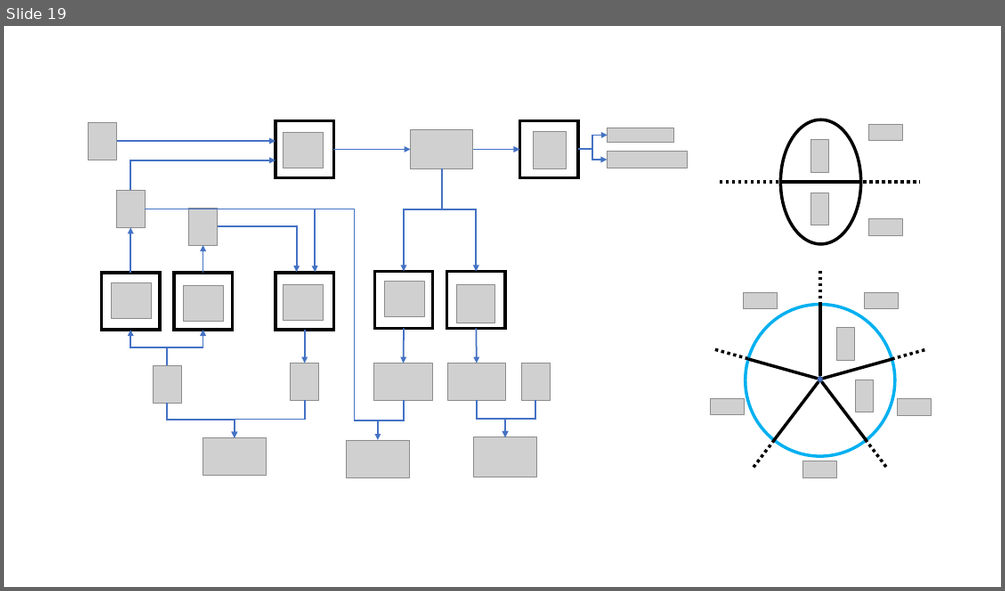
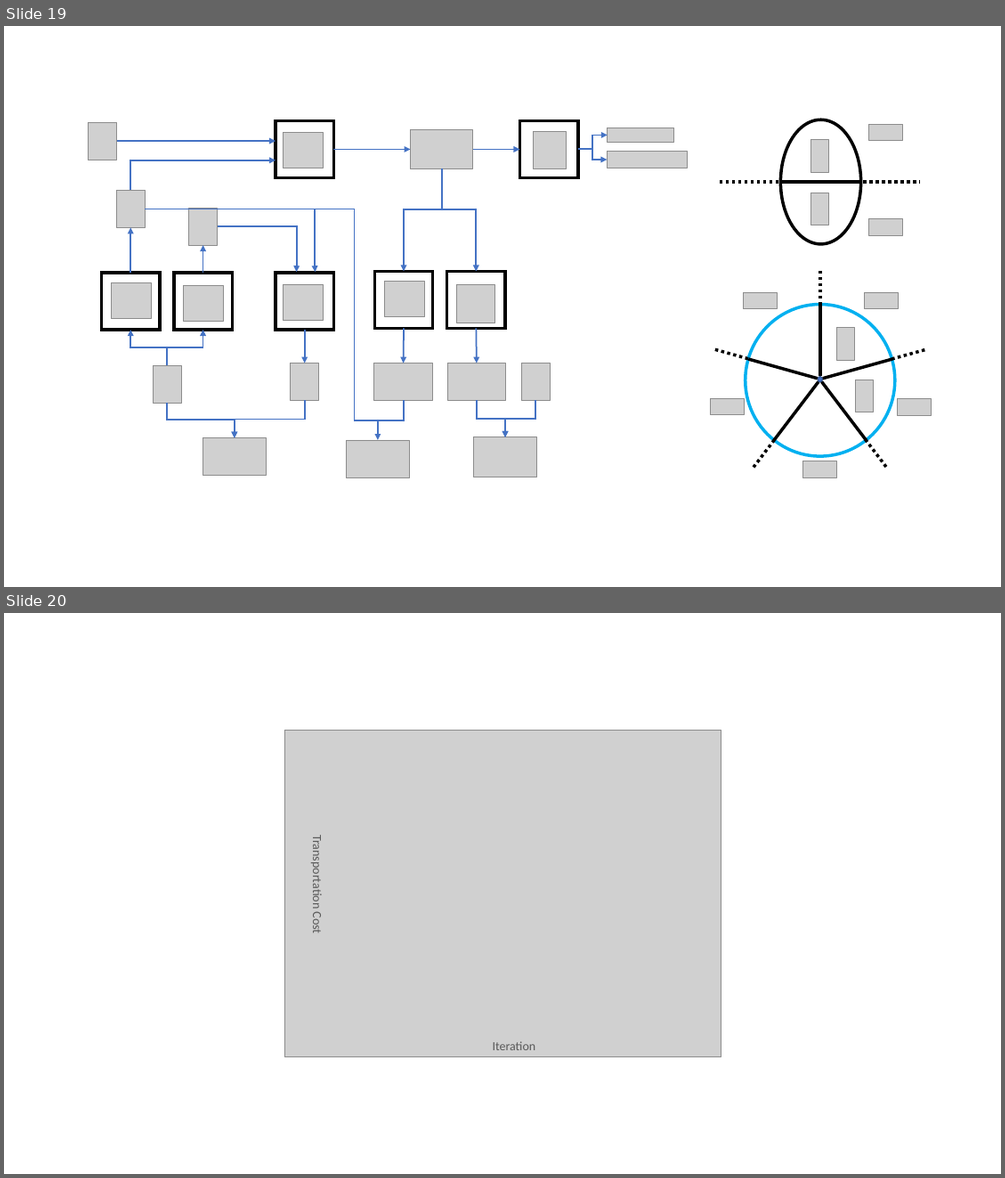
Before and after one commit to bottlecapper/Proposal, a slide deck: figures.pptx. Shown one above the other, each under a label of ours: slide 19 before the commit, slides 19 and 20 after it. The pictures are 1005x591 and 1005x1178 pixels, drawn with LibreOffice and Linux fonts; fonts in the diff are those of the drawing; grey boxes stand for pictures. Boxes give left, top, right and bottom in pixels: in the first picture for what was removed or moved away, otherwise in the second. Text is boxed around its words. In the diff, an @@ line names an element or a change of style, - is before the commit and + after.

```diff
--- a/figures.pptx
+++ b/figures.pptx
@@ slide 20 added at box(4, 613, 1001, 1174), background #FFFFFF @@
@@ picture added at box(284, 730, 720, 1057) @@
@@ text added at box(309, 842, 324, 933), 12 pt, text #595959 @@
+Transportation Cost
@@ text added at box(493, 1041, 536, 1050), 12 pt, text #595959 @@
+Iteration
```
Also in this commit, not shown: 9 other files.
